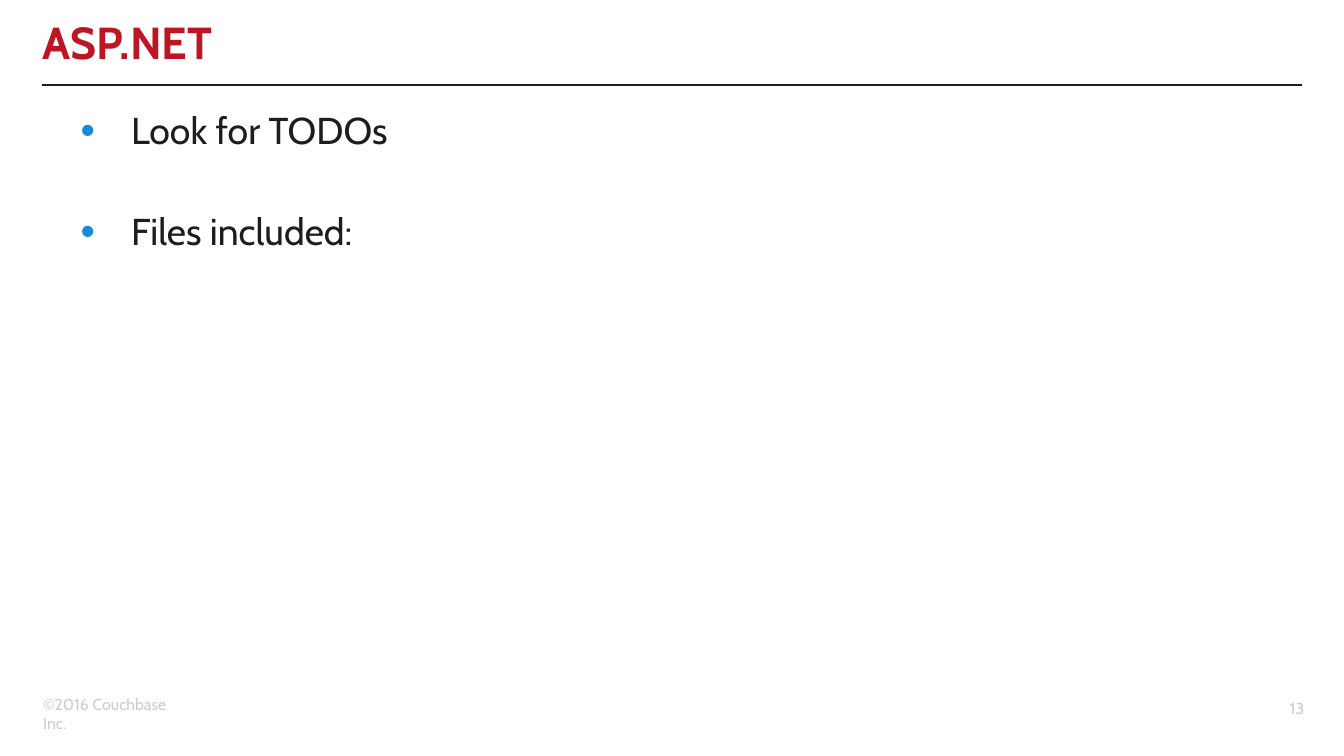
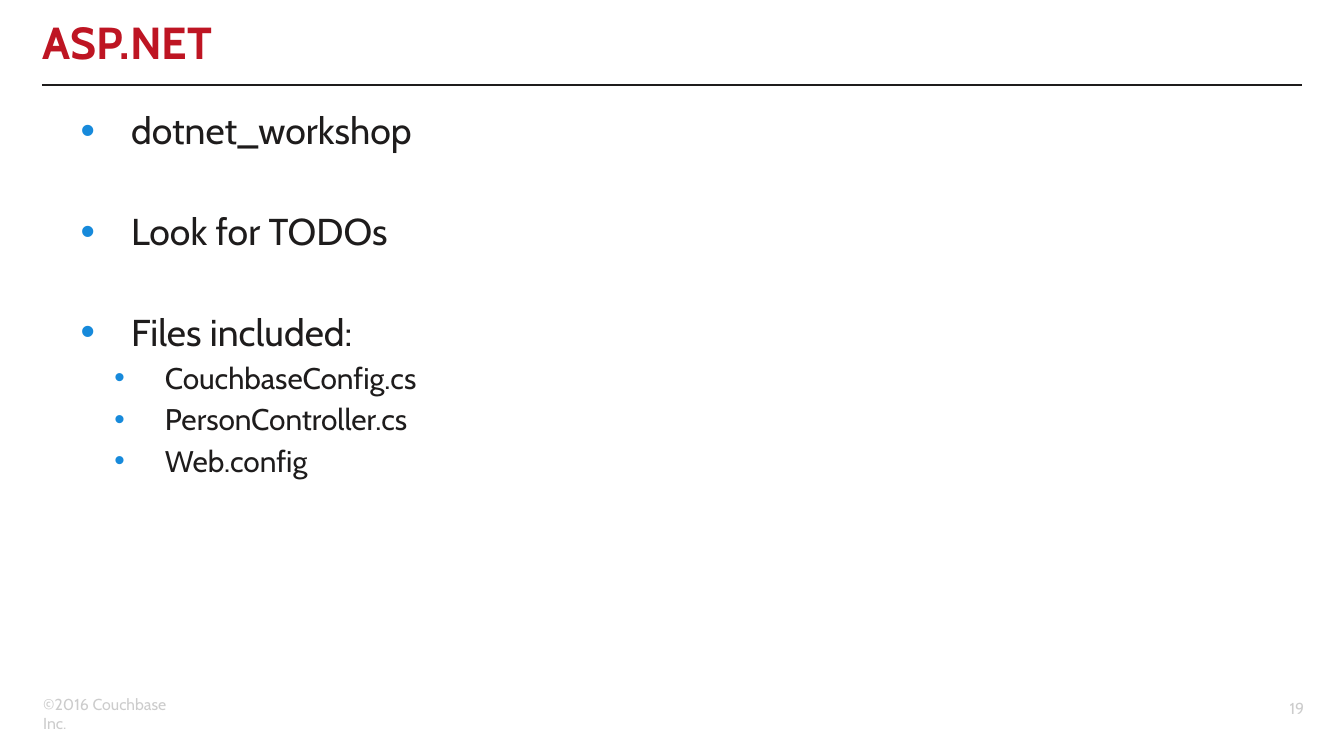
Before and after one commit to couchbaselabs/aspnet-nosql-workshop, a slide deck: slide 19 of 03/03.pptx (slide 13 before the commit). Drawn at 1344x756 pixels with LibreOffice and Linux fonts; fonts in the diff are those of the drawing; background and template pictures are left out. Boxes give left, top, right and bottom in pixels: in the first picture for what was removed or moved away, otherwise in the second. Text is boxed around its words. In the diff, an @@ line names an element or a change of style, - is before the commit and + after.

```diff
--- a/03/03.pptx
+++ b/03/03.pptx
@@ text at (131,116,412,153): paragraph added @@
+• dotnet_workshop
@@ text at (165,366,416,479): paragraphs added @@
+  • CouchbaseConfig.cs
+  • PersonController.cs
+  • Web.config
@@ page number at (1290,703,1305,714): text changed @@
-13
+19
```
Also in this commit, not shown: 7 other slides changed, 6 slides added, 1 other file.
